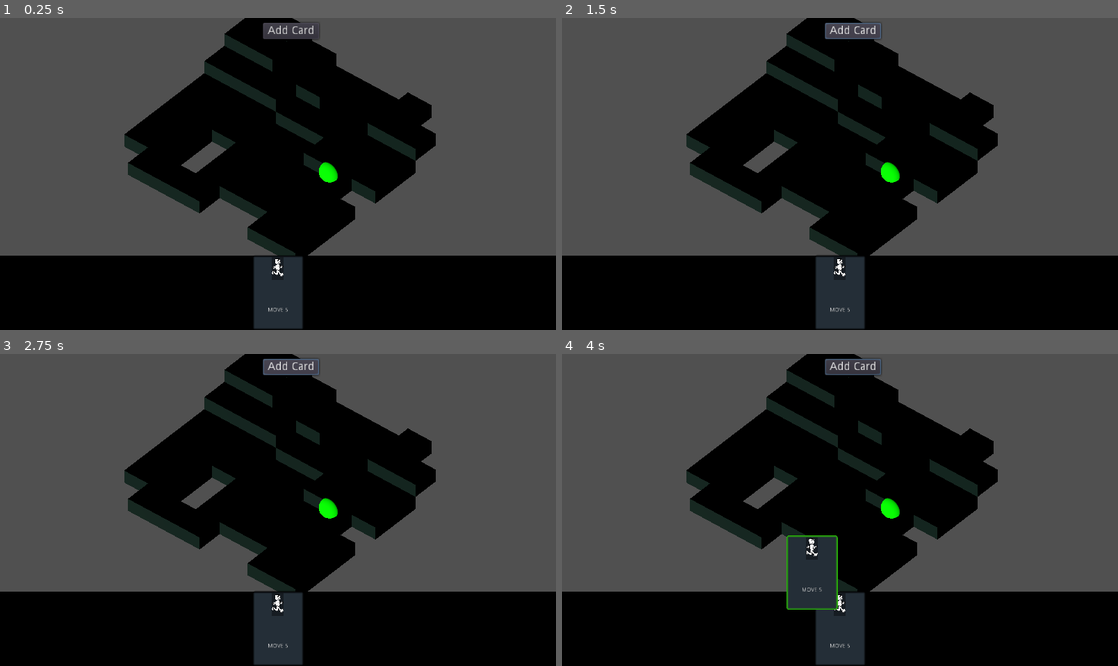
Above: before the commit, frames 1-4 (two rows, left to right).
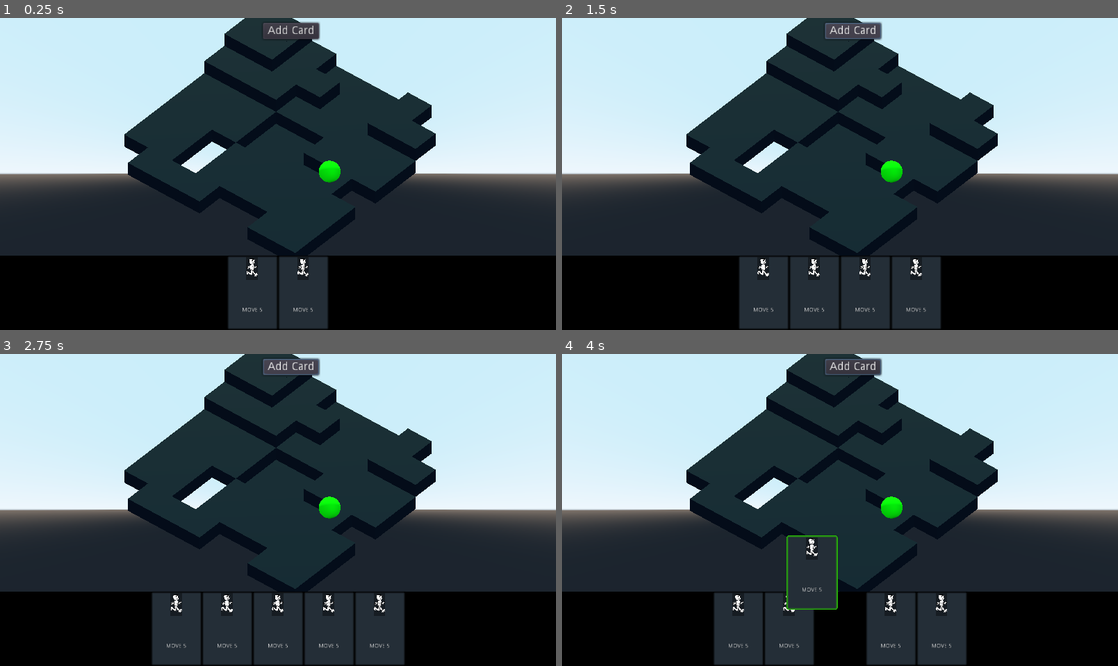
Above: after the commit, the same moments.

Repository: richardbonneau/space-rogue
Game: Godot game, scene res://Scenes/Main.tscn
Same seed, same stepped clock (60 frames per second), same inputs: the game is played once before the commit and once after it.
Inputs (mouse positions are in pixels of both pictures, inside the frame that each line leads up to):
- Up to frame 1 (0.25 s): no input
- Up to frame 2 (1.5 s): click "Add Card" at 0.5 s; click "Add Card" at 1.25 s
- Up to frame 3 (2.75 s): click "Add Card" at 2 s
- Up to frame 4 (4 s): tap Enter at 2.75 s; drag from (840, 628) to (895, 441) at 2.77 s; drag from (840, 628) to (812, 572) at 3.52 s

The runs differ from the first frame. In frame 1, 76% of the frame differs, in the area x 0-100%, y 0-100%; in frame 2, 80%; in frame 3, 82%; in frame 4, 82%.

Commit message:
pretty happy with the progress

Diff:
--- a/Level/GameBoard.tscn
+++ b/Level/GameBoard.tscn
@@ -1,9 +1,14 @@
-[gd_scene load_steps=4 format=2]
+[gd_scene load_steps=5 format=2]
 
 [ext_resource path="res://Level/Tile.tscn" type="PackedScene" id=1]
 [ext_resource path="res://Entities/Player.tscn" type="PackedScene" id=2]
 
+[sub_resource type="ProceduralSky" id=2]
+
 [sub_resource type="Environment" id=1]
+background_mode = 2
+background_sky = SubResource( 2 )
+background_sky_orientation = Basis( 0.7, 0, 0.7, 0, 1, 0, 0, 0, 0.7 )
 tonemap_mode = 3
 
 [node name="GameBoard" type="Spatial"]
@@ -196,6 +201,7 @@
 environment = SubResource( 1 )
 
 [node name="DirectionalLight" type="DirectionalLight" parent="."]
-transform = Transform( 1, 0, 0, 0, 1, 0, 0, 0, 1, 0, 68, 0 )
-light_color = Color( 1, 0.972549, 0.698039, 1 )
-light_energy = 1.5
+transform = Transform( -0.707107, 0.40558, -0.579228, 0, 0.819152, 0.573577, 0.707107, 0.40558, -0.579228, 0, 68, 0 )
+light_color = Color( 1, 0.964706, 0.596078, 1 )
+light_energy = 1.8
+light_indirect_energy = 16.0
--- a/UI/Scripts/Hand.gd
+++ b/UI/Scripts/Hand.gd
@@ -27,9 +27,16 @@
 
 	var middle_of_hand = hand_container_width / 2
 
-	for card in cards_in_hand:
+	var a = middle_of_hand - total_hand_width / 2
+	for i in cards_in_hand.size():
+		cards_in_hand[i].set_position(Vector2((i * card_width)+a,0))
 
-		card.set_position(Vector2(middle_of_hand - card_width / 2,0))
+
+
+
+
+
+
 
 	# center cards
 	# make space to display all cards
